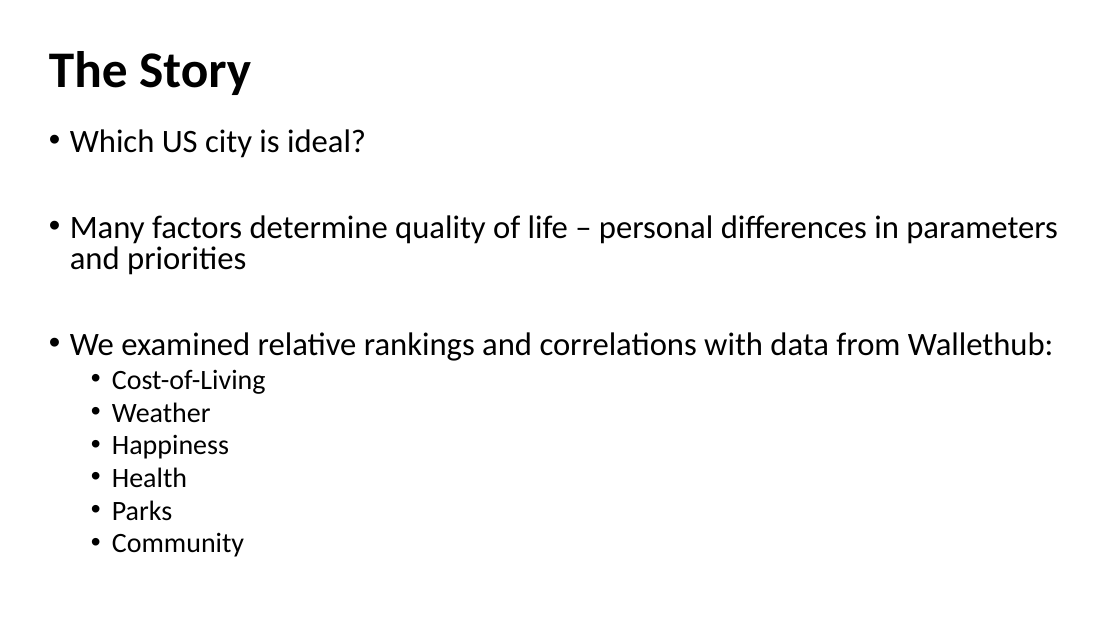
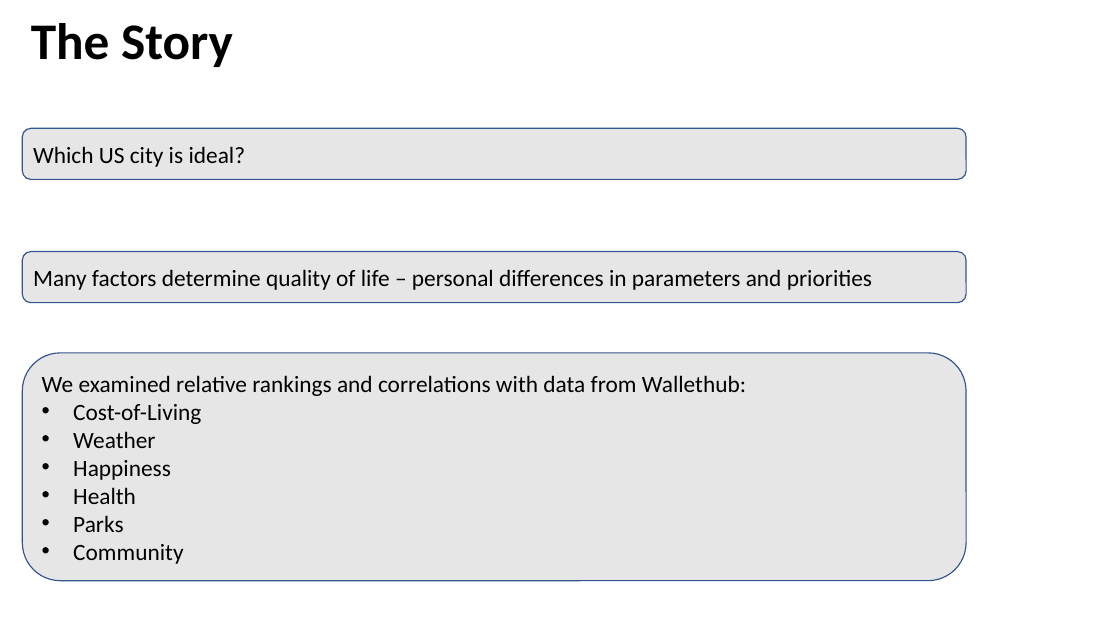
Before and after one commit to jamiedeguz/weatherornot, a slide deck: slide 2 of Presentation.pptx (slide 3 before the commit). Drawn at 1120x630 pixels with LibreOffice and Linux fonts; fonts in the diff are those of the drawing; background and template pictures are left out. Boxes give left, top, right and bottom in pixels: in the first picture for what was removed or moved away, otherwise in the second. Text is boxed around its words. In the diff, an @@ line names an element or a change of style, - is before the commit and + after.

```diff
--- a/Presentation.pptx
+++ b/Presentation.pptx
@@ title "The Story": place and size @@
-title "The Story" at [49,51,251,95]
+title "The Story" at [31,23,233,67]
@@ rounded rectangle added at [23,129,967,180], fill #E7E6E6, outline #325491 1 pt, 20 pt, text #000000 @@
+Which US city is ideal?
@@ text in rounded rectangle at [70,129,1058,275]: paragraphs removed @@
-• Which US city is ideal?
-• Many factors determine quality of life – personal differences in parameters and priorities
@@ rounded rectangle added at [23,252,967,303], fill #E7E6E6, outline #325491 1 pt, 20 pt, text #000000 @@
+Many factors determine quality of life – personal differences in parameters and priorities
@@ rounded rectangle "We examined relative rankings and ...": place and size @@
-rounded rectangle "We examined relative rankings and ..." at [70,129,1058,557]
+rounded rectangle "We examined relative rankings and ..." at [23,353,967,581]
@@ rounded rectangle "We examined relative rankings and ..." at [23,353,967,581]: size 28 to 20 pt in "We examined relative rankings and correlations with ..."; size 24 to 20 pt in "Cost-of-Living", "Weather", "Happiness", "Health" and 2 more places; bullet • to none; line spacing 0.8 to 1; less space between paragraphs; list level 2 to 1 in "Cost-of-Living"; list level 2 to 1 in "Weather"; list level 2 to 1 in "Happiness"; list level 2 to 1 in "Health"; list level 2 to 1 in "Parks"; list level 2 to 1 in "Community"; vertical alignment top to middle; fill none to #E7E6E6; outline none to #325491 1 pt @@
```
Also in this commit, not shown: 4 other slides changed, 4 slides added, 3 slides removed, 7 other files.
